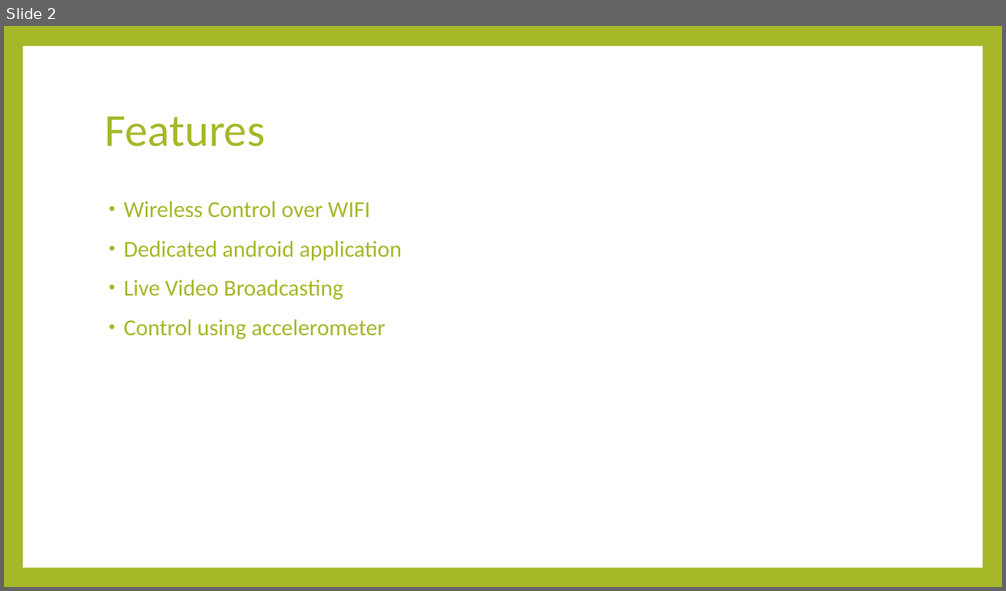
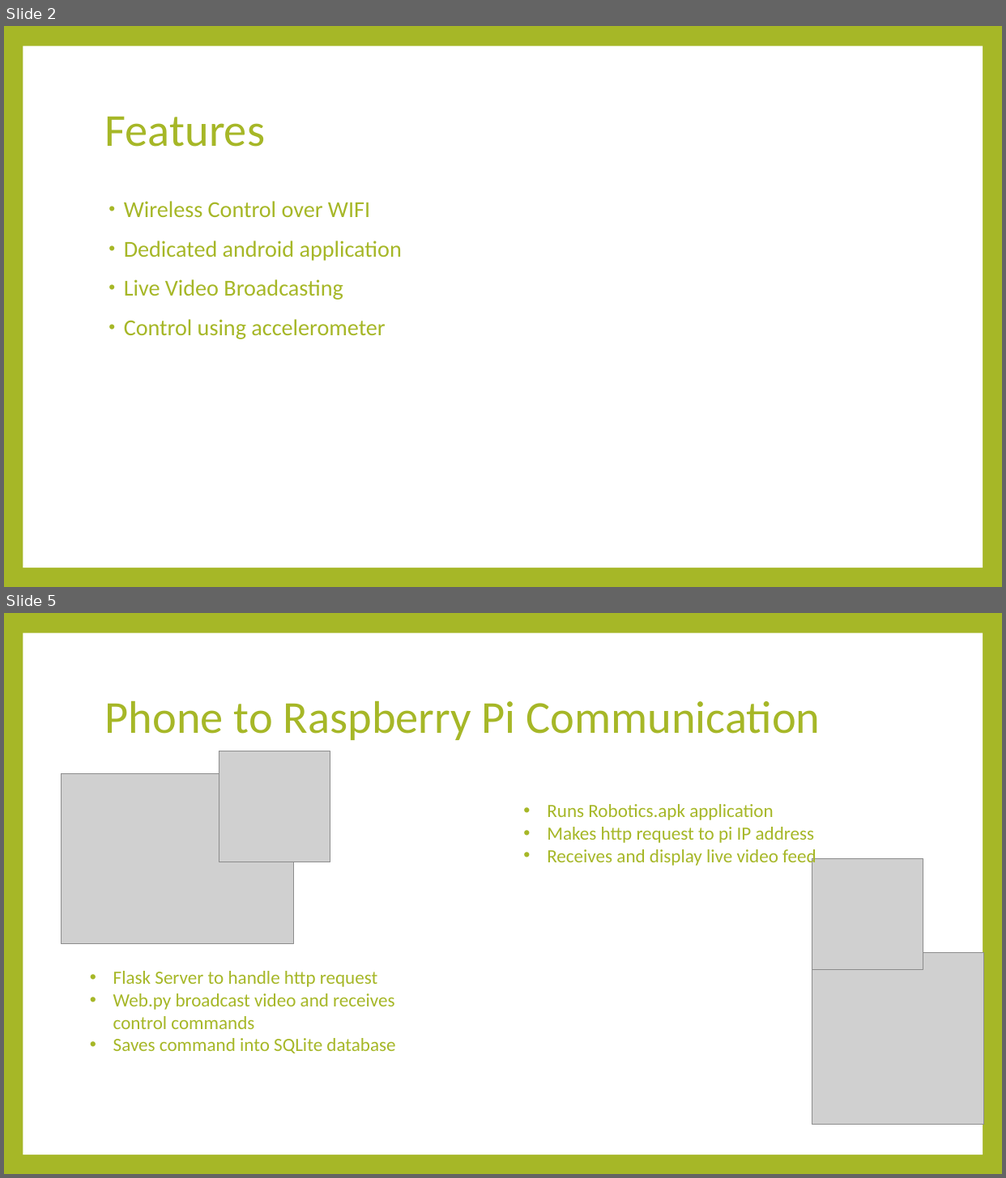
Before and after one commit to pranjulsingh/Wireless-Car-with-Camera, a slide deck: SPY bot.pptx. Shown one above the other, each under a label of ours: slide 2 before the commit, slides 2 and 5 after it; the slides between them are not shown. The pictures are 1006x591 and 1006x1178 pixels, drawn with LibreOffice and Linux fonts; fonts in the diff are those of the drawing; grey boxes stand for pictures. Boxes give left, top, right and bottom in pixels: in the first picture for what was removed or moved away, otherwise in the second. Text is boxed around its words. In the diff, an @@ line names an element or a change of style, - is before the commit and + after.

```diff
--- a/SPY bot.pptx
+++ b/SPY bot.pptx
@@ slide 5 added at (4,613,1002,1174), background #A6B727; not listed: 1 template element that a slide beside it also shows @@
@@ title added at (105,700,820,740), 44 pt, text #A6B727 @@
+Phone to Raspberry Pi Communication
@@ picture added at (219,752,330,862) @@
@@ picture added at (61,774,294,944) @@
@@ text added at (547,804,816,867), 18 pt, text #A6B727 @@
+• Runs Robotics.apk application
+• Makes http request to pi IP address
+• Receives and display live video feed
@@ picture added at (812,858,923,969) @@
@@ text added at (113,971,395,1054), 18 pt, text #A6B727 @@
+• Flask Server to handle http request
+• Web.py broadcast video and receives control commands
+• Saves command into SQLite database
@@ picture added at (812,953,983,1124) @@
```
Also in this commit, not shown: 1 slide changed, 4 other slides added, 2 other files.
